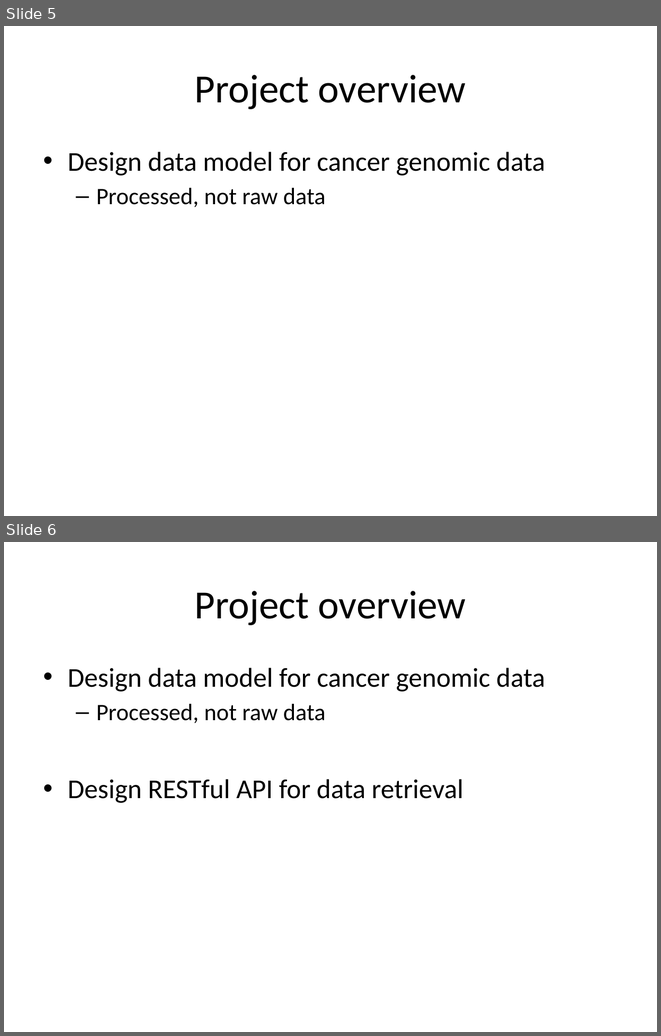
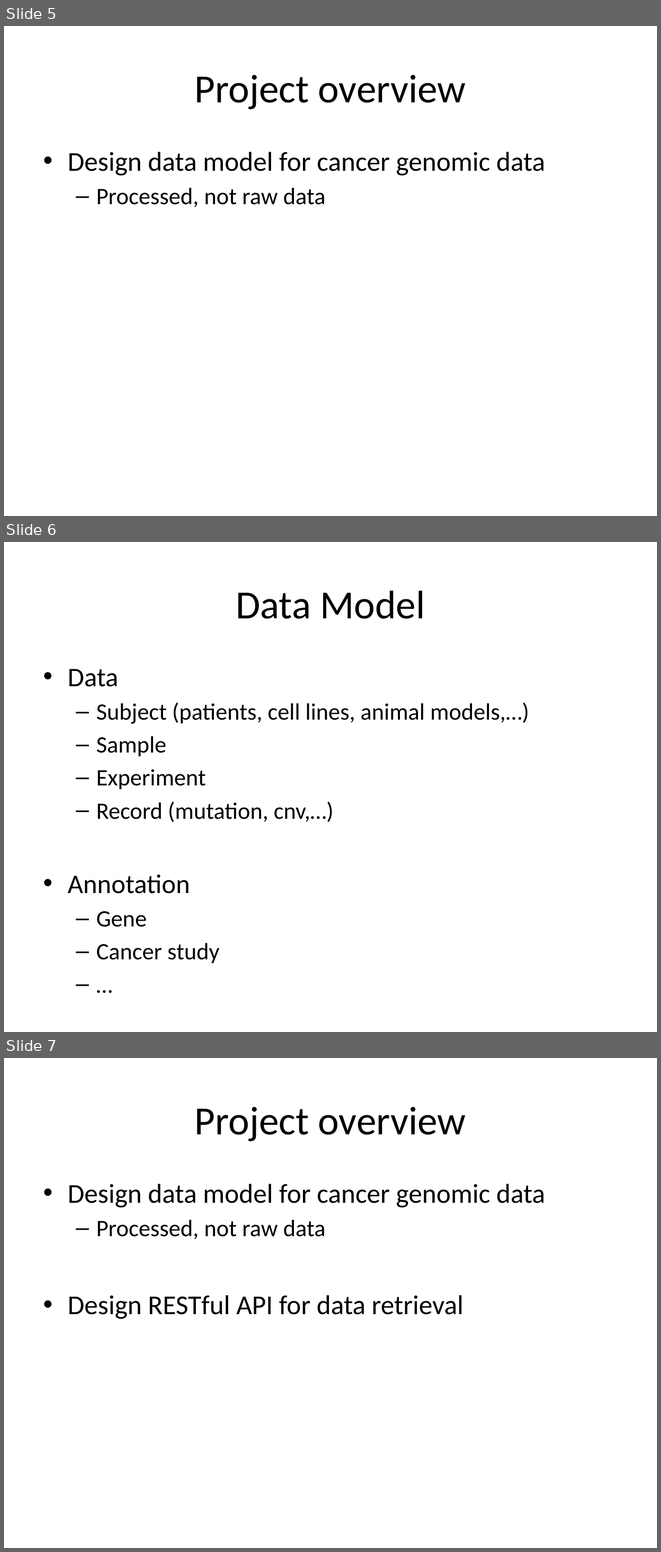
Before and after one commit to oncoblocks/gsoc-data-warehouse, a slide deck: docs/Gsoc_midterm_demo_070715.pptx. Shown one above the other, each under a label of ours: slides 5 and 6 before the commit, slides 5, 6 and 7 after it. The pictures are 661x1036 and 661x1552 pixels, drawn with LibreOffice and Linux fonts; fonts in the diff are those of the drawing. Boxes give left, top, right and bottom in pixels: in the first picture for what was removed or moved away, otherwise in the second. Text is boxed around its words. In the diff, an @@ line names an element or a change of style, - is before the commit and + after.

```diff
--- a/docs/Gsoc_midterm_demo_070715.pptx
+++ b/docs/Gsoc_midterm_demo_070715.pptx
@@ slide 6 added at (4,542,657,1032), background #FFFFFF @@
@@ title added at (236,590,425,619), 44 pt, text #000000 @@
+Data Model
@@ text added at (68,669,529,963), 25.9 pt, text #000000 @@
+• Data
+  – Subject (patients, cell lines, animal models,…)
+  – Sample
+  – Experiment
+  – Record (mutation, cnv,…)
+• Annotation
+  – Gene
+  – Cancer study
+  – …
@@ what was slide 6 is now slide 7 @@
```
Also in this commit, not shown: 4 slides changed, 6 other slides added, 2 other files.
